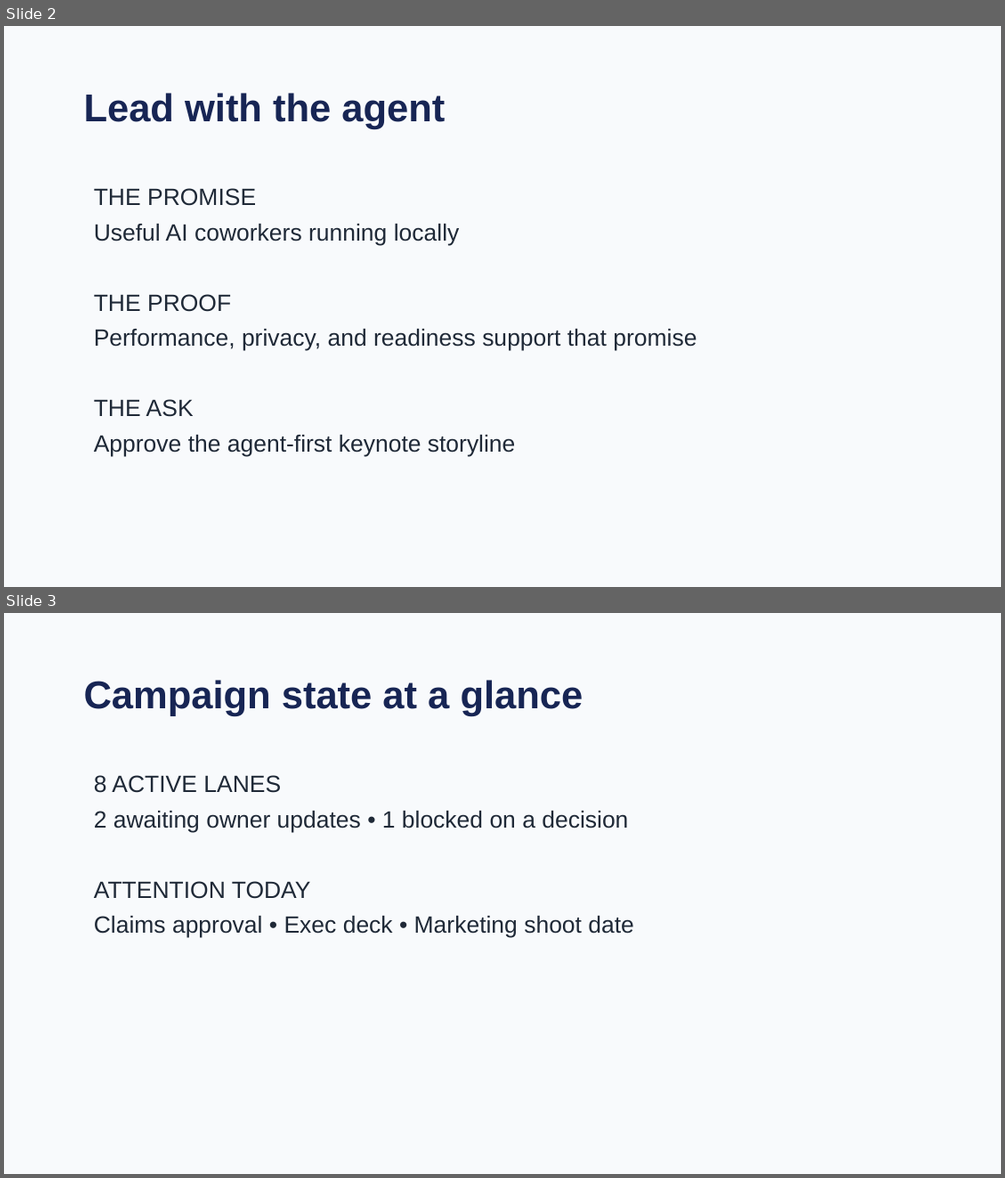
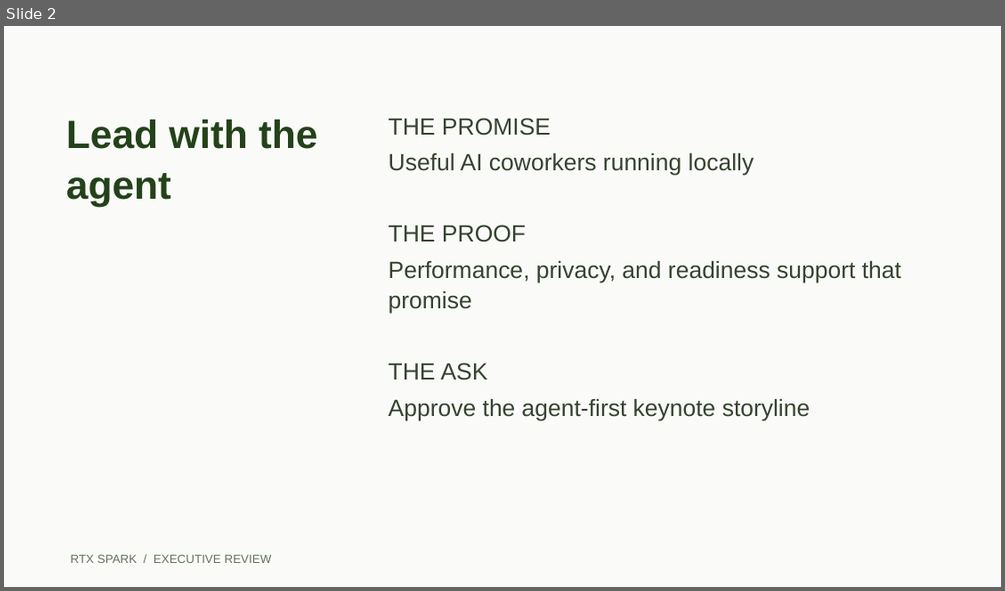
Before and after one commit to CalebJKim/chief-of-staff-agent, a slide deck: demo/templates/rtx-spark-exec-review.pptx. Shown one above the other, each under a label of ours: slides 2 and 3 before the commit, slide 2 after it. The pictures are 1005x1178 and 1005x591 pixels, drawn with LibreOffice and Linux fonts; fonts in the diff are those of the drawing. Boxes give left, top, right and bottom in pixels: in the first picture for what was removed or moved away, otherwise in the second. Text is boxed around its words. In the diff, an @@ line names an element or a change of style, - is before the commit and + after.

```diff
--- a/demo/templates/rtx-spark-exec-review.pptx
+++ b/demo/templates/rtx-spark-exec-review.pptx
@@ slide 3 removed at [4, 613, 1001, 1174], background #F8FAFC @@
@@ text removed at [84, 680, 583, 716] @@
-Campaign state at a glance
@@ text removed at [94, 775, 634, 938] @@
-8 ACTIVE LANES
-2 awaiting owner updates • 1 blocked on a decision
-ATTENTION TODAY
-Claims approval • Exec deck • Marketing shoot date
@@ slide 2 changed as well @@
@@ background #F8FAFC to #FAFBF8 @@
@@ text "Lead with the agent": place and size @@
-text "Lead with the agent" at [84, 93, 445, 129]
+text "Lead with the agent" at [66, 119, 317, 206]
@@ text "Lead with the agent" at [66, 119, 317, 206]: size 28 to 28.5 pt, text colour #172554 to #24421A; line spacing 1.05 to 1.08 @@
@@ text "THE PROMISE": place and size @@
-text "THE PROMISE" at [94, 188, 696, 457]
+text "THE PROMISE" at [388, 118, 901, 420]
@@ text "THE PROMISE" at [388, 118, 901, 420]: text colour #1F2937 to #35432F; line spacing 1.05 to 1.08 @@
@@ text added at [71, 554, 272, 563], 8.6 pt, text #64735E @@
+RTX SPARK / EXECUTIVE REVIEW
```
Also in this commit, not shown: 5 other slides changed, 4 slides added, 3 other slides removed, 26 other files.
